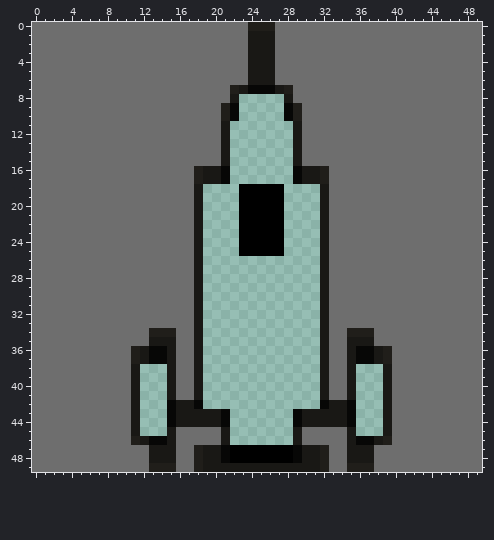
Pixel-art sprite: Assets/progress.png. Above, as it was before the edit.
The file is 50x50 pixels.
And afterwards:
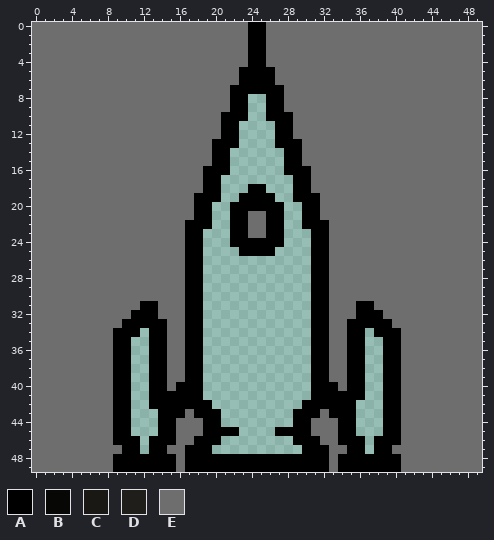
Palette (. is transparent): A #000000  B #070706  C #191815  D #201e1a  E #6e6e6e
What changed:
Changed rows in their new state; - is an unchanged pixel.
first column x 9:
 0 ---------------AAE--------------
 1 ---------------AAE--------------
 2 ---------------AAE--------------
 3 ---------------AAE--------------
 4 ---------------AAE--------------
 5 --------------AAAA--------------
 6 --------------AAAA--------------
 7 -------------AAAAAAE------------
 8 -------------AA--AAE------------
 9 ------------EAA--AAEE-----------
10 ------------AAA--AAAE-----------
11 ------------AA----AAE-----------
12 ------------AA----AAE-----------
13 -----------AAA----AAA-----------
14 -----------AA------AA-----------
15 -----------AA------AA-----------
16 ---------EAAA------AAAEE--------
17 ---------EAA.-------AAEE--------
18 ---------EAA--.--..-AAEE--------
19 ---------AAA------.-AAAE--------
20 ---------AA--A-------AAE--------
21 ---------AA--A-EE----AAE--------
22 --------AAA--A-EE----AAA--------
23 --------AA---A-EE-----AA--------
24 --------AA---A--------AA--------
25 --------AA--------.---AA--------
26 --------AA------------AA--------
27 --------AA------------AA--------
28 --------AA------------AA--------
29 --------AA------------AA--------
30 --------AA------------AA--------
31 ---AA---AA------------AA---AA---
32 --AAA---AA------------AA---AAA--
33 -AAAAA--AA------------AA--AAAAA-
34 AAA.AAE-AA------------AA--AA.AAA
35 AA..AAE-AA------------AA--AA..AA
36 AA..AAE-AA------------AA--AA..AA
37 AA..AAE-AA------------AA--AA..AA
38 AA.-AAE-AA------------AA--AA--AA
39 AA.-AAE-AA------------AA--AA--AA
40 AA.-AAEAAA------------AAA-AA--AA
41 AA.-AAAAAA------------AAAAAA--AA
42 AA.-AAAAAAA----------AAAAAA---AA
43 AA.--AAAEAAA.-------AAAEAAA---AA
44 AA.--AAEEEAA.-------AAEEEAA---AA
45 AA.--AA---AAAA----AAAA---AA---AA
46 AAA.AAA--AAA.-------AAA--AAA.AAA
47 -AA.AAE-AAA..........AAA--AA.AA-
48 AAAAAAA-AAAAA-------AAAA-AAAAAAA
49 AAAAAAA-AAAAAAAAAAAAAAAA-AAAAAAA
Changed places in both pictures, as pixel boxes (x1, y1, x2, y2):
changed: (113, 22, 401, 472)
